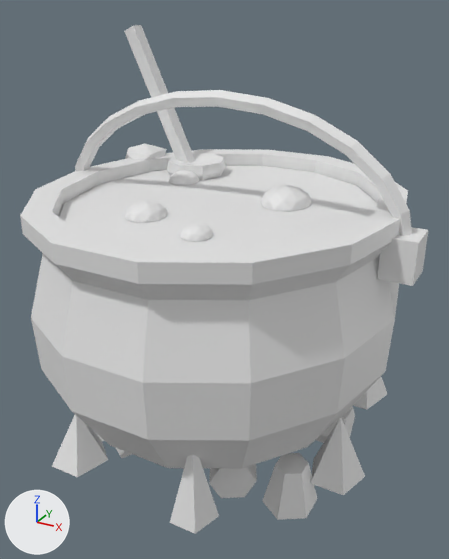
What one commit did to the FBX model assets/models/decor/out/Beanstalk/Decor_Beanstalk_Cauldron.fbx.
One viewpoint serves both versions: a 50 mm lens placed at (-3.56, -66.77, 15.91), pointed at (-13.71, -48.3, 6.68). Lighting does not change. The marker at lower left points along +X, +Y and +Z. The older version comes first.

Before the edit, the objects in view are built like this:
```python
me_cauldron_body = bpy.data.meshes.new('Cauldron_Body')
me_cauldron_body.from_pydata(...)  # 565 vertices, 698 faces; spans x -21.1..-6.9, y -55.1..-40.9, z 0.0..15.2
me_cauldron_body.materials.append(mat_decor)  # white #e7e7e7
ob_cauldron_body = bpy.data.objects.new('Cauldron_Body', me_cauldron_body)
ob_cauldron_body.location = (0.0, 0.0, 0.0)
```
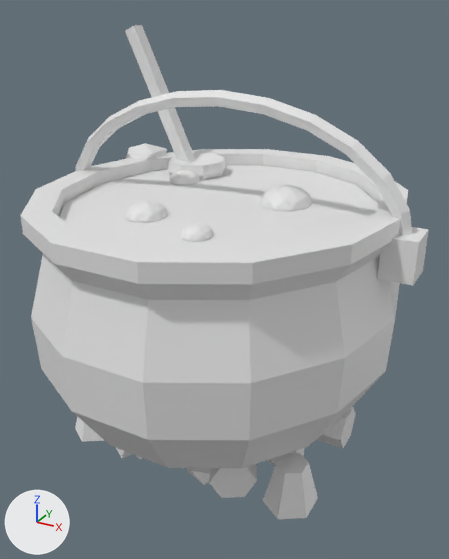
Diff of the bpy script that builds the scene:
```diff
--- a/assets/models/decor/out/Beanstalk/Decor_Beanstalk_Cauldron.fbx.py
+++ b/assets/models/decor/out/Beanstalk/Decor_Beanstalk_Cauldron.fbx.py
@@ me_cauldron_body @@
 # used by ob_cauldron_body; location = (0.0, 0.0, 0.0)
-me_cauldron_body.from_pydata(...)  # 565 vertices, 698 faces; spans x -21.1..-6.9, y -55.1..-40.9, z 0.0..15.2
+me_cauldron_body.from_pydata(...)  # 622 vertices, 811 faces; spans x -21.1..-6.9, y -55.1..-40.9, z 0.0..15.2
+# me_cauldron_body part 1: a new loose piece, an icosphere of 20 faces spanning x -11.8..-10.0, y -49.88..-47.97, z 0.15..1.06, in mat_decor (white #e7e7e7)
+# me_cauldron_body part 2: a new loose piece, an icosphere of 20 faces spanning x -13.6..-11.98, y -51.97..-50.26, z 0.15..1.06, in mat_decor (white #e7e7e7)
+# me_cauldron_body part 3: 7 loose pieces with 42 vertices, spanning x -20.5..-7.5, y -54.4..-40.9, z 0.9..4.3, are deleted
+# me_cauldron_body part 4: 8 vertices removed from x -19.0..-9.0, y -47.4..-46.5, z 0.1..1.5; 8 vertices added at x -19.0..-9.0, y -47.3..-46.4, z 0.1..1.5
+# other edits to the shape of me_cauldron_body do not show in these pictures
 me_cauldron_body.materials.append(mat_decor)
```

Pixel boxes (x1, y1, x2, y2) of what changed, in the pictures (449 x 559 px; the box of a moved part takes in the faces that stretch with it):
'Cauldron_Body', reshaped: before (20, 25, 428, 534); after (20, 25, 429, 519)
part 1 of me_cauldron_body, added (mostly hidden): after (268, 448, 304, 465)
part 2 of me_cauldron_body, added: after (187, 468, 211, 485)
part 3 of me_cauldron_body, deleted: before (52, 377, 387, 534)
part 4 of me_cauldron_body, moved or reshaped: before (316, 407, 355, 443); after (316, 407, 356, 448)
